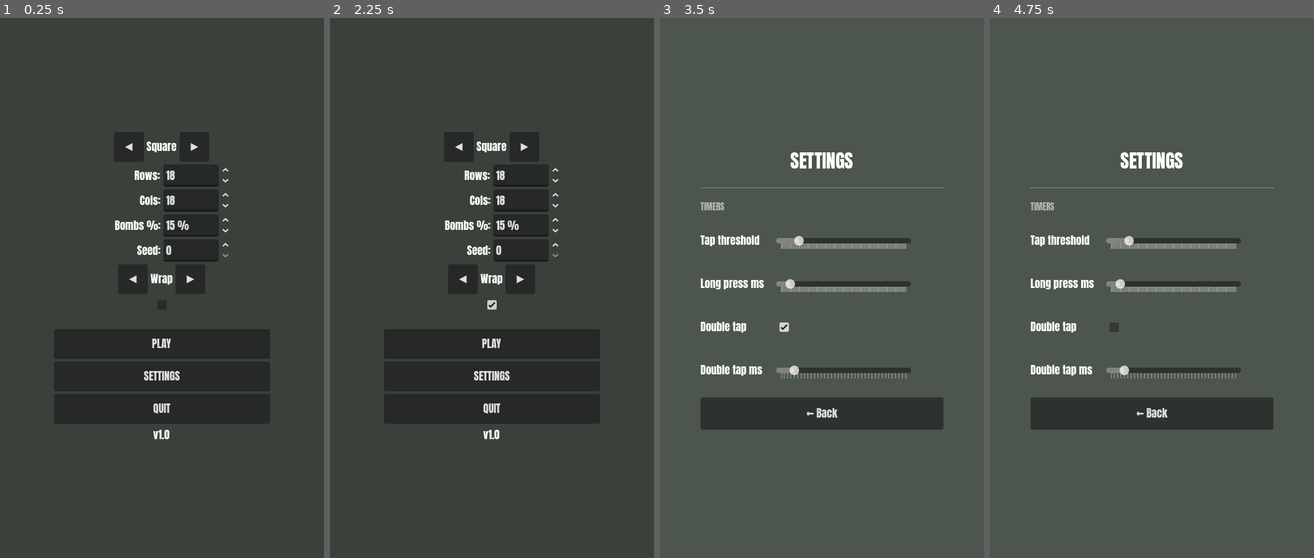
Above: before the commit, frames 1-4 (left to right).
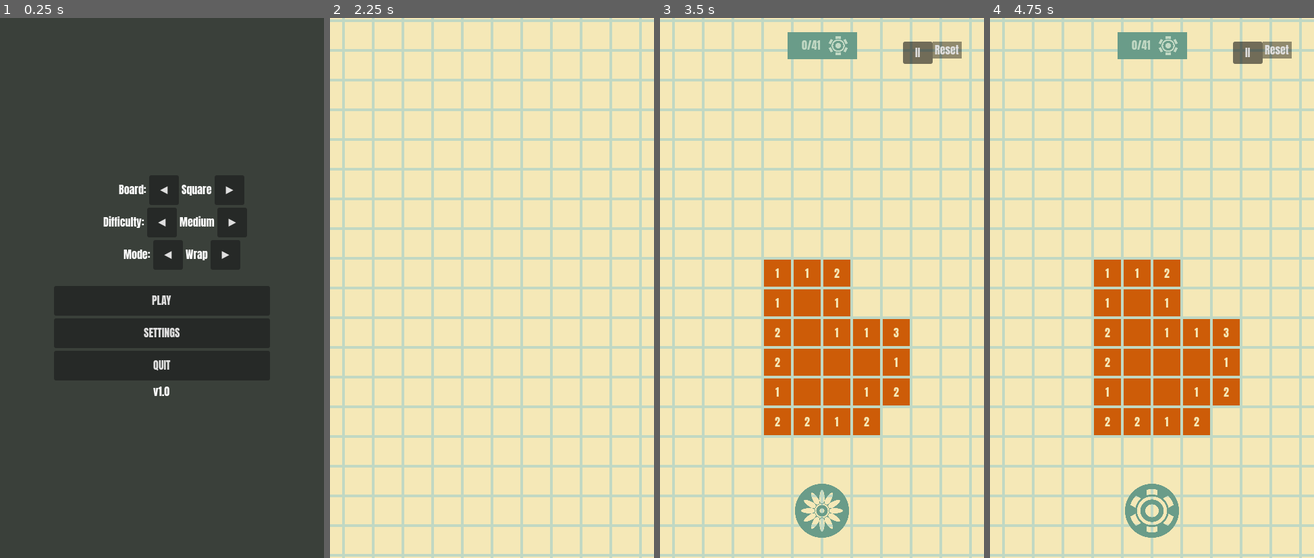
Above: after the commit, the same moments.

Repository: Kape99/mine-sweeper
Game: Godot game, scene res://Scenes/base.tscn
Same seed, same stepped clock (60 frames per second), same inputs: the game is played once before the commit and once after it.
Inputs (mouse positions are in pixels of both pictures, inside the frame that each line leads up to):
- Up to frame 1 (0.25 s): no input
- Up to frame 2 (2.25 s): click "◀" at 0.5 s; click "▶" at 1.25 s; click (492, 304) at 2.02 s
- Up to frame 3 (3.5 s): click (822, 374) at 2.75 s, where only the run before the commit has a clickable "SETTINGS"
- Up to frame 4 (4.75 s): click (1174, 325) at 3.52 s; click (1152, 509) at 4.27 s

The runs differ from the first frame. In frame 1, 2.6% of the frame differs, in the area x 31-73%, y 22-78%; in frame 2, 100%, in the area x 0-100%, y 0-100%; in frame 3, 100%; in frame 4, 100%.

Commit message:
menu update

Diff:
--- a/Scenes/Menu/MainMenu.tscn
+++ b/Scenes/Menu/MainMenu.tscn
@@ -38,6 +38,13 @@
 layout_mode = 2
 alignment = 1
 
+[node name="BoardTypeDesc" type="Label" parent="CenterContainer/Panel/BoardTypeRow"]
+custom_minimum_size = Vector2(100, 0)
+layout_mode = 2
+text = "Board:"
+horizontal_alignment = 2
+vertical_alignment = 1
+
 [node name="BoardTypePrev" type="Button" parent="CenterContainer/Panel/BoardTypeRow" unique_id=637043120]
 custom_minimum_size = Vector2(44, 44)
 layout_mode = 2
@@ -54,90 +61,43 @@
 layout_mode = 2
 text = "▶"
 
-[node name="RowsRow" type="HBoxContainer" parent="CenterContainer/Panel"]
+[node name="DifficultyRow" type="HBoxContainer" parent="CenterContainer/Panel"]
 layout_mode = 2
 alignment = 1
 
-[node name="RowsDesc" type="Label" parent="CenterContainer/Panel/RowsRow"]
+[node name="DifficultyDesc" type="Label" parent="CenterContainer/Panel/DifficultyRow"]
+custom_minimum_size = Vector2(100, 0)
 layout_mode = 2
-text = "Rows:"
+text = "Difficulty:"
 horizontal_alignment = 2
 vertical_alignment = 1
-custom_minimum_size = Vector2(100, 0)
 
-[node name="RowsSpin" type="SpinBox" parent="CenterContainer/Panel/RowsRow"]
+[node name="DifficultyPrev" type="Button" parent="CenterContainer/Panel/DifficultyRow"]
+custom_minimum_size = Vector2(44, 44)
 layout_mode = 2
-min_value = 5
-max_value = 50
-value = 18
-step = 1
-rounded = true
-custom_minimum_size = Vector2(100, 0)
+text = "◀"
 
-[node name="ColsRow" type="HBoxContainer" parent="CenterContainer/Panel"]
+[node name="DifficultyLabel" type="Label" parent="CenterContainer/Panel/DifficultyRow"]
 layout_mode = 2
-alignment = 1
+text = "Medium"
+horizontal_alignment = 1
+vertical_alignment = 1
 
-[node name="ColsDesc" type="Label" parent="CenterContainer/Panel/ColsRow"]
+[node name="DifficultyNext" type="Button" parent="CenterContainer/Panel/DifficultyRow"]
+custom_minimum_size = Vector2(44, 44)
 layout_mode = 2
-text = "Cols:"
-horizontal_alignment = 2
-vertical_alignment = 1
-custom_minimum_size = Vector2(100, 0)
-
-[node name="ColsSpin" type="SpinBox" parent="CenterContainer/Panel/ColsRow"]
-layout_mode = 2
-min_value = 5
-max_value = 50
-value = 18
-step = 1
-rounded = true
-custom_minimum_size = Vector2(100, 0)
-
-[node name="BombRow" type="HBoxContainer" parent="CenterContainer/Panel"]
-layout_mode = 2
-alignment = 1
-
-[node name="BombDesc" type="Label" parent="CenterContainer/Panel/BombRow"]
-layout_mode = 2
-text = "Bombs %:"
-horizontal_alignment = 2
-vertical_alignment = 1
-custom_minimum_size = Vector2(100, 0)
-
-[node name="BombSpin" type="SpinBox" parent="CenterContainer/Panel/BombRow"]
-layout_mode = 2
-min_value = 1
-max_value = 60
-value = 15
-step = 1
-rounded = true
-suffix = "%"
-custom_minimum_size = Vector2(100, 0)
-
-[node name="SeedRow" type="HBoxContainer" parent="CenterContainer/Panel"]
-layout_mode = 2
-alignment = 1
-
-[node name="SeedDesc" type="Label" parent="CenterContainer/Panel/SeedRow"]
-layout_mode = 2
-text = "Seed:"
-horizontal_alignment = 2
-vertical_alignment = 1
-custom_minimum_size = Vector2(100, 0)
-
-[node name="SeedSpin" type="SpinBox" parent="CenterContainer/Panel/SeedRow"]
-layout_mode = 2
-min_value = 0
-max_value = 999999
-value = 0
-step = 1
-rounded = true
-custom_minimum_size = Vector2(100, 0)
+text = "▶"
 
 [node name="WrapRow" type="HBoxContainer" parent="CenterContainer/Panel" unique_id=475272870]
 layout_mode = 2
 alignment = 1
+
+[node name="WrapDesc" type="Label" parent="CenterContainer/Panel/WrapRow"]
+custom_minimum_size = Vector2(100, 0)
+layout_mode = 2
+text = "Mode:"
+horizontal_alignment = 2
+vertical_alignment = 1
 
 [node name="WrapPrev" type="Button" parent="CenterContainer/Panel/WrapRow" unique_id=895660568]
 custom_minimum_size = Vector2(44, 44)
@@ -154,13 +114,6 @@
 custom_minimum_size = Vector2(44, 44)
 layout_mode = 2
 text = "▶"
-
-[node name="NoBorderRow" type="HBoxContainer" parent="CenterContainer/Panel" unique_id=1528356872]
-layout_mode = 2
-alignment = 1
-
-[node name="NoBorderCheck" type="CheckBox" parent="CenterContainer/Panel/NoBorderRow" unique_id=1393582187]
-layout_mode = 2
 
 [node name="Spacer" type="Control" parent="CenterContainer/Panel" unique_id=2101306346]
 custom_minimum_size = Vector2(0, 16)
--- a/Scripts/Board/base_board.gd
+++ b/Scripts/Board/base_board.gd
@@ -34,10 +34,11 @@
 ## Number of interactive cells to pre-create per variant at startup.
 const POOL_PREWARM: int = 200
 
-## Preferred radius of the mine-free zone around the first tapped cell.
-## Shrinks automatically (down to just the tapped cell) when the board is
-## too small to fit the requested mines outside it.
-const SAFE_ZONE_DISTANCE: int = 2
+## Preferred radius of the mine-free zone around the first tapped cell
+## (1 = the 3×3 neighborhood, as in classic Minesweeper clones). Shrinks
+## automatically (down to just the tapped cell) when the board is too
+## small to fit the requested mines outside it.
+const SAFE_ZONE_DISTANCE: int = 1
 
 @export var cols: int = 10
 @export var rows: int = 10
--- a/Scripts/GUI/main_menu.gd
+++ b/Scripts/GUI/main_menu.gd
@@ -4,7 +4,6 @@
 signal start_requested
 signal settings_requested
 signal quit_requested
-signal no_border_toggled(enabled: bool)
 signal wrap_mode_changed(wrap: bool)
 
 const BOARD_TYPE_NAMES: PackedStringArray = ["Triangle", "Square", "Hexagon"]
@@ -13,14 +12,12 @@
 @onready var _board_type_label: Label = $CenterContainer/Panel/BoardTypeRow/BoardTypeLabel
 @onready var _board_type_prev: Button = $CenterContainer/Panel/BoardTypeRow/BoardTypePrev
 @onready var _board_type_next: Button = $CenterContainer/Panel/BoardTypeRow/BoardTypeNext
-@onready var _rows_spin: SpinBox = $CenterContainer/Panel/RowsRow/RowsSpin
-@onready var _cols_spin: SpinBox = $CenterContainer/Panel/ColsRow/ColsSpin
-@onready var _bomb_spin: SpinBox = $CenterContainer/Panel/BombRow/BombSpin
-@onready var _seed_spin: SpinBox = $CenterContainer/Panel/SeedRow/SeedSpin
+@onready var _difficulty_label: Label = $CenterContainer/Panel/DifficultyRow/DifficultyLabel
+@onready var _difficulty_prev: Button = $CenterContainer/Panel/DifficultyRow/DifficultyPrev
+@onready var _difficulty_next: Button = $CenterContainer/Panel/DifficultyRow/DifficultyNext
 @onready var _wrap_prev: Button = $CenterContainer/Panel/WrapRow/WrapPrev
 @onready var _wrap_next: Button = $CenterContainer/Panel/WrapRow/WrapNext
 @onready var _wrap_label: Label = $CenterContainer/Panel/WrapRow/WrapLabel
-@onready var _no_border_check: CheckBox = $CenterContainer/Panel/NoBorderRow/NoBorderCheck
 @onready var _start_button: Button = $CenterContainer/Panel/StartButton
 @onready var _settings_button: Button = $CenterContainer/Panel/SettingsButton
 @onready var _quit_button: Button = $CenterContainer/Panel/QuitButton
@@ -31,38 +28,29 @@
 	_connect_signals()
 
 
+func _process(_delta: float) -> void:
+	# The debug settings (Settings screen) edit the raw board values while
+	# this menu sits hidden in place; its process mode is restored before
+	# it shows again, so this re-syncs the difficulty label on return.
+	var difficulty: String = GlobalState.get_difficulty()
+	if _difficulty_label.text != difficulty:
+		_difficulty_label.text = difficulty
+
+
 func _connect_signals() -> void:
 	_board_type_prev.pressed.connect(_on_board_type_prev)
 	_board_type_next.pressed.connect(_on_board_type_next)
-	_rows_spin.value_changed.connect(_on_rows_changed)
-	_cols_spin.value_changed.connect(_on_cols_changed)
-	_bomb_spin.value_changed.connect(_on_bomb_changed)
-	_seed_spin.value_changed.connect(_on_seed_changed)
+	_difficulty_prev.pressed.connect(_on_difficulty_prev)
+	_difficulty_next.pressed.connect(_on_difficulty_next)
 	_wrap_prev.pressed.connect(_on_wrap_prev)
 	_wrap_next.pressed.connect(_on_wrap_next)
-	_no_border_check.toggled.connect(_on_no_border_toggled)
 	_start_button.pressed.connect(_on_start)
 	_settings_button.pressed.connect(_on_settings)
 	_quit_button.pressed.connect(_on_quit)
 func _sync_from_global_state() -> void:
 	_board_type_label.text = BOARD_TYPE_NAMES[GlobalState.selected_board]
-	_rows_spin.value = GlobalState.board_rows
-	_cols_spin.value = GlobalState.board_cols
-	_update_bomb_spin_max()
-	_bomb_spin.value = minf(_bomb_spin.value, _bomb_spin.max_value)
-	GlobalState.bomb_percentage = _bomb_spin.value / 100.0
-	_seed_spin.value = GlobalState.board_seed
+	_difficulty_label.text = GlobalState.get_difficulty()
 	_wrap_label.text = BOARD_MODE_NAMES[1 if GlobalState.board_wrap else 0]
-	_no_border_check.button_pressed = GlobalState.no_border
-
-
-## Keeps bomb percentage within a conservative safe-zone budget so the
-## first-click safe zone (distance 2) is unlikely to cover all cells.
-func _update_bomb_spin_max() -> void:
-	var cells: int = GlobalState.board_rows * GlobalState.board_cols
-	var max_mines: int = maxi(1, cells - 9)
-	var max_percent: float = floorf(max_mines * 100.0 / cells)
-	_bomb_spin.max_value = clampf(max_percent, 1.0, 99.0)
 
 
 func _on_board_type_prev() -> void:
@@ -75,31 +63,21 @@
 	_board_type_label.text = BOARD_TYPE_NAMES[GlobalState.selected_board]
 
 
-func _on_rows_changed(value: float) -> void:
-	GlobalState.board_rows = int(value)
-	_update_bomb_spin_max()
-	_bomb_spin.value = minf(_bomb_spin.value, _bomb_spin.max_value)
-	GlobalState.bomb_percentage = _bomb_spin.value / 100.0
+## Cycles through the difficulty presets (raw values live in the debug
+## settings; a "Custom" difficulty jumps back to the nearest preset).
+func _cycle_difficulty(step: int) -> void:
+	var idx: int = GlobalState.DIFFICULTY_NAMES.find(GlobalState.get_difficulty())
+	idx = posmod((0 if idx == -1 else idx) + step, GlobalState.DIFFICULTY_NAMES.size())
+	GlobalState.apply_difficulty(GlobalState.DIFFICULTY_NAMES[idx])
+	_difficulty_label.text = GlobalState.DIFFICULTY_NAMES[idx]
 
 
-func _on_cols_changed(value: float) -> void:
-	GlobalState.board_cols = int(value)
-	_update_bomb_spin_max()
-	_bomb_spin.value = minf(_bomb_spin.value, _bomb_spin.max_value)
-	GlobalState.bomb_percentage = _bomb_spin.value / 100.0
+func _on_difficulty_prev() -> void:
+	_cycle_difficulty(-1)
 
 
-func _on_bomb_changed(value: float) -> void:
-	GlobalState.bomb_percentage = value / 100.0
-
-
-func _on_seed_changed(value: float) -> void:
-	GlobalState.board_seed = int(value)
-
-
-func _on_no_border_toggled(enabled: bool) -> void:
-	GlobalState.no_border = enabled
-	no_border_toggled.emit(enabled)
+func _on_difficulty_next() -> void:
+	_cycle_difficulty(1)
 
 
 func _on_wrap_prev() -> void:
--- a/Scripts/GUI/settings_menu.gd
+++ b/Scripts/GUI/settings_menu.gd
@@ -1,6 +1,5 @@
-## Settings menu screen.
-## Currently a placeholder: no settings remain. Kept so PauseOverlay can
-## still push it.
+## Settings menu screen: timer tuning plus the raw board (debug) settings
+## the main menu hides behind its difficulty presets.
 class_name SettingsMenu
 extends Control
 
@@ -19,6 +18,12 @@
 const BACK_BUTTON_TEXT: String = "← Back"
 
 var _panel: Control
+
+## Debug board controls (kept as members: the bombs max depends on the
+## rows/cols values).
+var _rows_spin: SpinBox
+var _cols_spin: SpinBox
+var _bombs_spin: SpinBox
 
 
 func _ready() -> void:
@@ -70,12 +75,71 @@
 	_panel.add_child(_make_row("Double tap ms", _make_slider(float(Settings.double_tap_window_ms), 150.0, 2000.0, 50.0,
 		func(v): Settings.double_tap_window_ms = int(v))))
 
+	_build_debug_section()
+
 	# --- Back button ---
 	var back: Button = Button.new()
 	back.text = BACK_BUTTON_TEXT
 	back.custom_minimum_size = Vector2(200, CONTROL_MIN_HEIGHT)
 	back.pressed.connect(_on_back_pressed)
 	_panel.add_child(back)
+
+
+## Raw board settings: dimensions, bomb density and seed. Changing them
+## makes the main menu's difficulty read "Custom" until it matches a
+## preset again.
+func _build_debug_section() -> void:
+	_panel.add_child(HSeparator.new())
+	_panel.add_child(_make_section_header("Debug board"))
+
+	_rows_spin = _make_spin(GlobalState.board_rows, 5.0, 50.0)
+	_rows_spin.value_changed.connect(_on_debug_dimensions_changed)
+	_panel.add_child(_make_row("Rows", _rows_spin))
+
+	_cols_spin = _make_spin(GlobalState.board_cols, 5.0, 50.0)
+	_cols_spin.value_changed.connect(_on_debug_dimensions_changed)
+	_panel.add_child(_make_row("Cols", _cols_spin))
+
+	_bombs_spin = _make_spin(GlobalState.bomb_percentage * 100.0, 1.0, 99.0)
+	_bombs_spin.suffix = "%"
+	_bombs_spin.value_changed.connect(_on_debug_bombs_changed)
+	_panel.add_child(_make_row("Bombs", _bombs_spin))
+	_update_debug_bomb_max()
+
+	var seed_spin: SpinBox = _make_spin(GlobalState.board_seed, 0.0, 999999.0)
+	seed_spin.value_changed.connect(func(v: float): GlobalState.board_seed = int(v))
+	_panel.add_child(_make_row("Seed", seed_spin))
+
+
+func _make_spin(value: float, min_val: float, max_val: float) -> SpinBox:
+	var s: SpinBox = SpinBox.new()
+	s.min_value = min_val
+	s.max_value = max_val
+	s.step = 1
+	s.rounded = true
+	s.value = value
+	return s
+
+
+func _on_debug_dimensions_changed(_value: float) -> void:
+	GlobalState.board_rows = int(_rows_spin.value)
+	GlobalState.board_cols = int(_cols_spin.value)
+	_update_debug_bomb_max()
+
+
+func _on_debug_bombs_changed(value: float) -> void:
+	GlobalState.bomb_percentage = value / 100.0
+
+
+## Keeps bomb percentage within a conservative safe-zone budget so the
+## first-click safe zone (3×3) is unlikely to cover all cells.
+func _update_debug_bomb_max() -> void:
+	var cells: int = GlobalState.board_rows * GlobalState.board_cols
+	var max_mines: int = maxi(1, cells - 9)
+	var max_percent: float = floorf(max_mines * 100.0 / cells)
+	_bombs_spin.max_value = clampf(max_percent, 1.0, 99.0)
+	_bombs_spin.value = minf(_bombs_spin.value, _bombs_spin.max_value)
+	GlobalState.bomb_percentage = _bombs_spin.value / 100.0
 
 
 func _on_back_pressed() -> void:
--- a/Scripts/Tests/test_mine_placement.gd
+++ b/Scripts/Tests/test_mine_placement.gd
@@ -22,14 +22,14 @@
 		if cell.is_mine():
 			mines_in_zone += 1
 	assert_false(first.is_mine(), "18x18: first tapped cell is not a mine")
-	assert_eq(mines_in_zone, 0, "18x18: no mines within distance 2 of the first tap")
+	assert_eq(mines_in_zone, 0, "18x18: no mines within the 3x3 zone of the first tap")
 	assert_eq(_count_mines(board), 49, "18x18: all 49 requested mines placed")
 	board.free()
 
 
 func _test_small_board_places_all_mines() -> void:
-	# 5x5 with 16 mines is the menu's maximum; the distance-2 safe zone
-	# alone covers all 25 cells, so it has to shrink.
+	# 5x5 with 16 mines is the menu's maximum; the 3x3 safe zone covers 9
+	# cells, leaving exactly 16 candidates — it just barely doesn't shrink.
 	var board: BaseBoard = _load_board(5, 5, 16)
 	var first: CellBase = board.board_state[2][2]
 	var started_with: Array[int] = []
--- a/Scripts/base.gd
+++ b/Scripts/base.gd
@@ -64,7 +64,6 @@
 	_main_menu.start_requested.connect(_load_game)
 	_main_menu.settings_requested.connect(_on_settings_pressed)
 	_main_menu.quit_requested.connect(_on_quit)
-	_main_menu.no_border_toggled.connect(_on_no_border_toggled)
 	_main_menu.wrap_mode_changed.connect(_on_wrap_mode_changed)
 
 	%BackToMenu.pressed.connect(_reset)
@@ -272,9 +271,5 @@
 	get_tree().quit()
 
 
-func _on_no_border_toggled(toggled_on: bool) -> void:
-	GlobalState.no_border = toggled_on
-
-
 func _on_wrap_mode_changed(wrap: bool) -> void:
 	GlobalState.board_wrap = wrap
--- a/Scripts/global_state.gd
+++ b/Scripts/global_state.gd
@@ -9,17 +9,25 @@
 ## Index of the currently selected board shape (0 = Triangle, 1 = Square, 2 = Hexagon).
 var selected_board: int = 1
 
-## Custom board dimensions, bomb density, and random seed.
-var board_rows: int = 18
-var board_cols: int = 18
-var bomb_percentage: float = 0.15  # 0.0 - 1.0
+## Difficulty presets shown in the main menu, in cycle order. Each value
+## is [rows, cols, bomb percentage 0–1]. Board settings not matching any
+## preset report as "Custom" (see [method get_difficulty]).
+const DIFFICULTY_NAMES: PackedStringArray = ["Easy", "Medium", "Hard"]
+const DIFFICULTY_PRESETS: Dictionary = {
+	"Easy": [9, 9, 0.12],
+	"Medium": [16, 16, 0.16],
+	"Hard": [24, 24, 0.20],
+}
+
+## Custom board dimensions, bomb density, and random seed. Editable raw
+## in the debug settings; defaults are the Medium preset.
+var board_rows: int = 16
+var board_cols: int = 16
+var bomb_percentage: float = 0.16  # 0.0 - 1.0
 var board_seed: int = 0  # 0 = random, non-zero = repeatable
 
 ## Whether the board wraps on itself (toroidal) or has hard edges (classic).
 var board_wrap: bool = true
-
-## Whether board cells should render without a visible border.
-var no_border: bool = false
 
 ## Available color schemes. Each value is [background, main, secondary, accent].
 var color_schemes: Dictionary = {
@@ -62,3 +70,20 @@
 ## Returns mine count computed from board dimensions and bomb percentage.
 func get_mine_count() -> int:
 	return maxi(1, roundi(board_rows * board_cols * bomb_percentage))
+
+
+## Applies a named difficulty preset to the board settings.
+func apply_difficulty(difficulty: String) -> void:
+	var preset: Array = DIFFICULTY_PRESETS[difficulty]
+	board_rows = preset[0]
+	board_cols = preset[1]
+	bomb_percentage = preset[2]
+
+
+## Name of the preset matching the current board settings, or "Custom".
+func get_difficulty() -> String:
+	for difficulty: String in DIFFICULTY_NAMES:
+		var preset: Array = DIFFICULTY_PRESETS[difficulty]
+		if board_rows == preset[0] and board_cols == preset[1] and is_equal_approx(bomb_percentage, preset[2]):
+			return difficulty
+	return "Custom"
